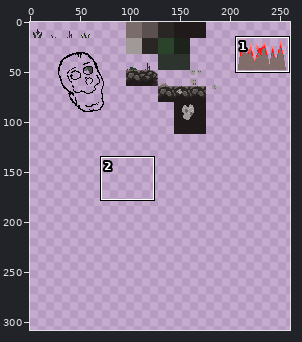
Pixel-art file, stored at Stages/Tilemaps/OldIntakeSector.aseprite. Above: a wide view before the commit, with the close-up outlined.
Close-up. Before:
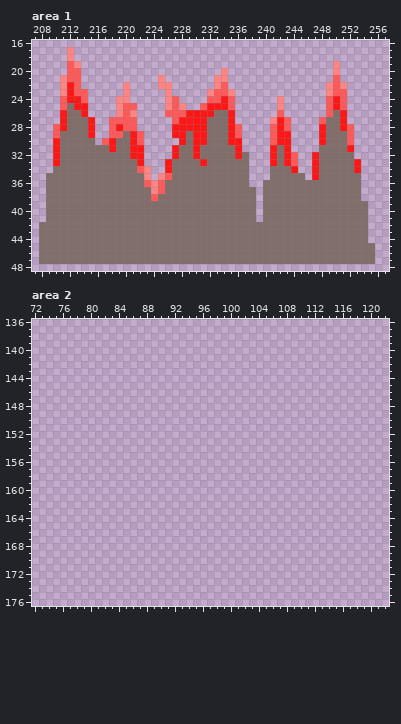
320x320 pixels, 1 frame. Colours within 5 levels of each other are drawn and written as one. Shown: area 1: x 207..257, y 16..48; area 2: x 72..122, y 136..176. The wide view leaves out empty margins. The commit also changed other parts of the picture, which this record leaves out.
And afterwards:
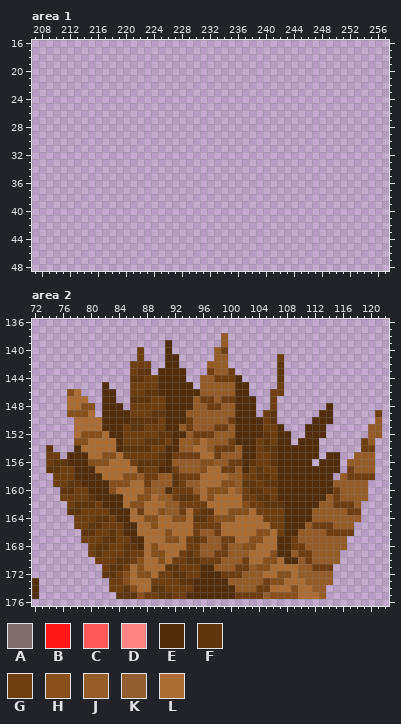
Palette (. is transparent): A #816d69  B #ff1616  C #ff5959  D #ff8585  E #512d0b  F #5f350d  G #6f3e10  H #884f1a  J #955c27  K #925e2d  L #ab6d33
From old to new:
Changed rows in their new state; - is an unchanged pixel.
Area 1:
first column x 208:
17 ----.-------------------------------------------
18 ----.-------------------------------------------
19 ----..------------------------------------.-----
20 ----..--------------------.---------------.-----
21 ---...-----------.-------..---------------.-----
22 ---...------.----..------..--------------...----
23 ---....-----.-----.-----....-------------...----
24 ---....----..-----..----....------.------...----
25 ---....----...----...--.....------.------...----
26 ---....----...----..........------.------...----
27 ---.....--....-----.........-----...----....----
28 --......--....-----..........----...----.....---
29 --......--.....----..........----...----.....---
30 --......-......-----.........----...----.....---
31 --.............----..........----...----.....---
32 --.............----...........---....--......---
33 --.............---............---....--.......--
34 --..............--............---....--.......--
35 -...............-.............---.....-.......--
36 -.............................--..............--
37 -..............................-..............--
38 -..............................-..............--
39 -..............................-...............-
40 -..............................-...............-
41 -..............................-...............-
42 ...............................................-
43 ...............................................-
44 ...............................................-
45 ................................................
46 ................................................
47 ................................................
Area 2:
first column x 72:
138 ---------------------------J----------------------
139 -------------------E-------J----------------------
140 ---------------G---E------JG----------------------
141 ---------------G---EE-----JJ-------G--------------
142 --------------GGG--EE----JJJ-------F--------------
143 --------------GFF-EEEE---GJJG------F--------------
144 --------------FFGGEEEE--JJGGGE-----F--------------
145 ----------E---GGGGEEEEE-JJJJJEE----G--------------
146 -----HL---EE--GGFFEEEEEEJJJJJEE---GG--------------
147 -----LLL--EE--FFFGGEEEEJGGJGGEEE--G---------------
148 -----LLHH-EEE-GGGGGEEEEJJGGJJEEE--G-------E-------
149 -----HHHL-EEEEGGGFFEEEJJJJJJJEEE-GF------EE------G
150 ------LLLLEEEEFFFFGEEEGJJJJJGEEEEGF-----EEE------J
151 ------LLLLEEEGFFGGGEEJGJJJGGJEEEEGGE---EEE------JJ
152 ------LHHHLEEGGGGGFFEEJGGGJJJEEEEFGEE--EEE------JJ
153 ------HHLLLLEGGGFFFGEJJHLJJJGEEEGFGEE-EEE------GJ-
154 --F---ELLLLLEFFFFGGEEJJLLJGGGJEEGFFEEEEEE------GG-
155 --GG-EEELLHHLGGGGGFEGGGGLLGJJJEEGGFEEEEEE-EE--JJJ-
156 --GFFEEEHHHLLLGFFFFEJJJJHHJJGGEFGGFEEEEE-EEE-JJJJ-
157 --FFGGEEELLLLLLFGGEEGJJJHLLGGJEGFGGEEEEEEEEE-GJJJ-
158 ---GGGEEEELLLHHJGGJJFGGGLLLLJJGGFFGEEEEEEEE-JGGGG-
159 ---GGFFEEEEHHHLLGJJJFGJJLLLHHJFFGFFEEEEEEEEJJJJJ--
160 ----FFGGEEEHLLLLHJJEGGGJLHHHLJGFFGGEEEEEEEEGJJJJ--
161 ----GGGGFEEEELLHHLJJGFFGLHLLLLGGFFGEEEEEEEJGJJJJ--
162 -----GFFFGEEELHHLLLJJGGGGLLLLLHGGFFFEEEEEJJGGGJ---
163 -----FFGGGGEEELGLLHJJGLGFFLLHHHLGGGGEEEEJJJJJGG---
164 ------GGGFFGEELLHHLLHHLFFGHHHLLLLGGGEEEEJJJJJJJ---
165 ------GGFFGGGEELLHLLLLLGGGGLLLLLLLGGEEEJGGGJJJ----
166 -------FFGGFGEELLLLHLLLGJJGLLLLLHHLGEEJJJJGGGG----
167 -------GGGFFGGEELLLHHLGFGJJGGLLHHLLEEGJJJJJJJ-----
168 --------GFFGGFFELHLLLLGGJJJGJJHHLLLEEGGJJJJJJ-----
169 --------GFGGGFGGLHHLLGFGJJGGJJJLLLHEEJGGJJJJ------
170 ---------GGGFFGHLLHLGGFFGGGJJJGLLHHLEEJGJJJJ------
171 ----------GFFGLHLLLFFGGGEEJJJGGJHHLLLLJJGGG-------
172 ----------FFGHLHHLGGFFGGEEEGGGJJJLLHHLJJJJJ-------
173 E----------GGHLLLGGGGFFEEEEEJJJJJGHHLLLJJJJ-------
174 E----------GGFHLLFFGGGGEEEEEEJJJGGLLLHLLJJ--------
175 E-----------FFFHGGFFGGEEEEEEEGGGGKHHHHLLLJ--------
